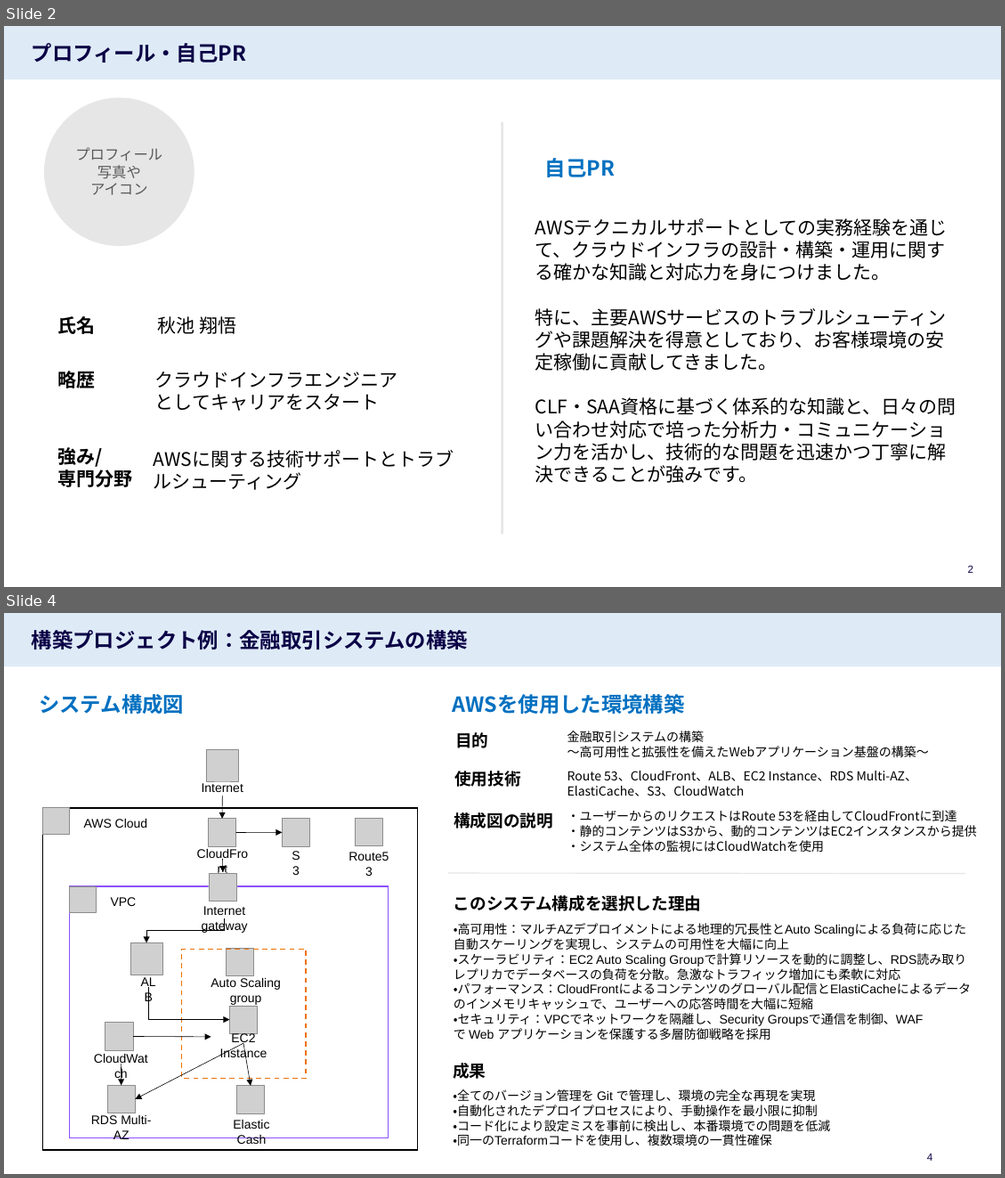
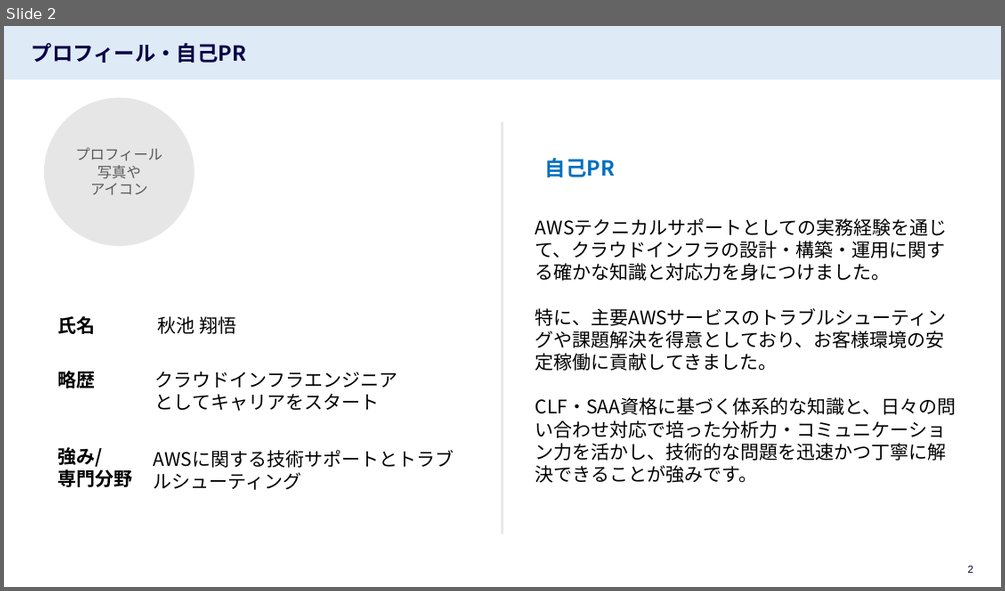
Before and after one commit to ShohgoAkiike/aws-support-portfolio, a slide deck: ポートフォリオ_秋池.pptx. Shown one above the other, each under a label of ours: slides 2 and 4 before the commit, slide 2 after it; the slides between them are not shown. The pictures are 1005x1178 and 1005x591 pixels, drawn with LibreOffice and Linux fonts; fonts in the diff are those of the drawing; grey boxes stand for pictures. Boxes give left, top, right and bottom in pixels: in the first picture for what was removed or moved away, otherwise in the second. Text is boxed around its words. In the diff, an @@ line names an element or a change of style, - is before the commit and + after.

```diff
--- a/ポートフォリオ_秋池.pptx
+++ b/ポートフォリオ_秋池.pptx
@@ slide 4 removed at <box>4,613,1001,1174</box>, background #FFFFFF; not listed: 1 template element that a slide beside it also shows @@
@@ title removed at <box>32,630,468,649</box> @@
-構築プロジェクト例：金融取引システムの構築
@@ text removed at <box>39,694,184,714</box> @@
-システム構成図
@@ text removed at <box>452,694,684,714</box> @@
-AWSを使用した環境構築
@@ text removed at <box>455,732,488,748</box> @@
-目的
@@ text removed at <box>567,730,929,757</box> @@
-金融取引システムの構築
-～高可用性と拡張性を備えたWebアプリケーション基盤の構築～
@@ text removed at <box>454,771,520,787</box> @@
-使用技術
@@ text removed at <box>567,771,918,796</box> @@
-Route 53、CloudFront、ALB、EC2 Instance、RDS Multi-AZ、ElastiCache、S3、CloudWatch
@@ text removed at <box>453,812,553,828</box> @@
-構成図の説明
@@ text removed at <box>567,810,977,852</box> @@
-・ユーザーからのリクエストはRoute 53を経由してCloudFrontに到達
-・静的コンテンツはS3から、動的コンテンツはEC2インスタンスから提供
-・システム全体の監視にはCloudWatchを使用
@@ line removed from (448, 873) to (966, 873) @@
@@ text removed at <box>453,895,701,911</box> @@
-このシステム構成を選択した理由
@@ text removed at <box>453,923,971,1039</box> @@
-・高可用性：マルチAZデプロイメントによる地理的冗長性とAuto Scalingによる負荷に応じた自動スケーリングを実現し、システムの可用性を大幅に向上
-・スケーラビリティ：EC2 Auto Scaling Groupで計算リソースを動的に調整し、RDS読み取りレプリカでデータベースの負荷を分散。急激なトラフィック増加にも柔軟に対応
-・パフォーマンス：CloudFrontによるコンテンツのグローバル配信とElastiCacheによるデータのインメモリキャッシュで、ユーザーへの応答時間を大幅に短縮
-・セキュリティ：VPCでネットワークを隔離し、Security Groupsで通信を制御、WAFで Web アプリケーションを保護する多層防御戦略を採用
@@ group removed at <box>43,749,418,1150</box>: 13 pictures, 11 texts, 7 arrows, 3 rectangles, 2 elbow arrows, 1 ellipse @@
-AWS Cloud
-VPC
-Internet
-S3
-Route53
-CloudFront
-ALB
-Auto Scaling group
-CloudWatch
-RDS Multi-AZ
-Elastic Cash
-EC2 Instance
-Internet gateway
@@ text removed at <box>453,1062,485,1078</box> @@
-成果
@@ text removed at <box>453,1089,830,1145</box> @@
-・全てのバージョン管理を Git で管理し、環境の完全な再現を実現
-・自動化されたデプロイプロセスにより、手動操作を最小限に抑制
-・コード化により設定ミスを事前に検出し、本番環境での問題を低減
-・同一のTerraformコードを使用し、複数環境の一貫性確保
@@ page number removed at <box>927,1153,932,1160</box> @@
-4
```
Also in this commit, not shown: 3 slides changed, 1 slide added.
